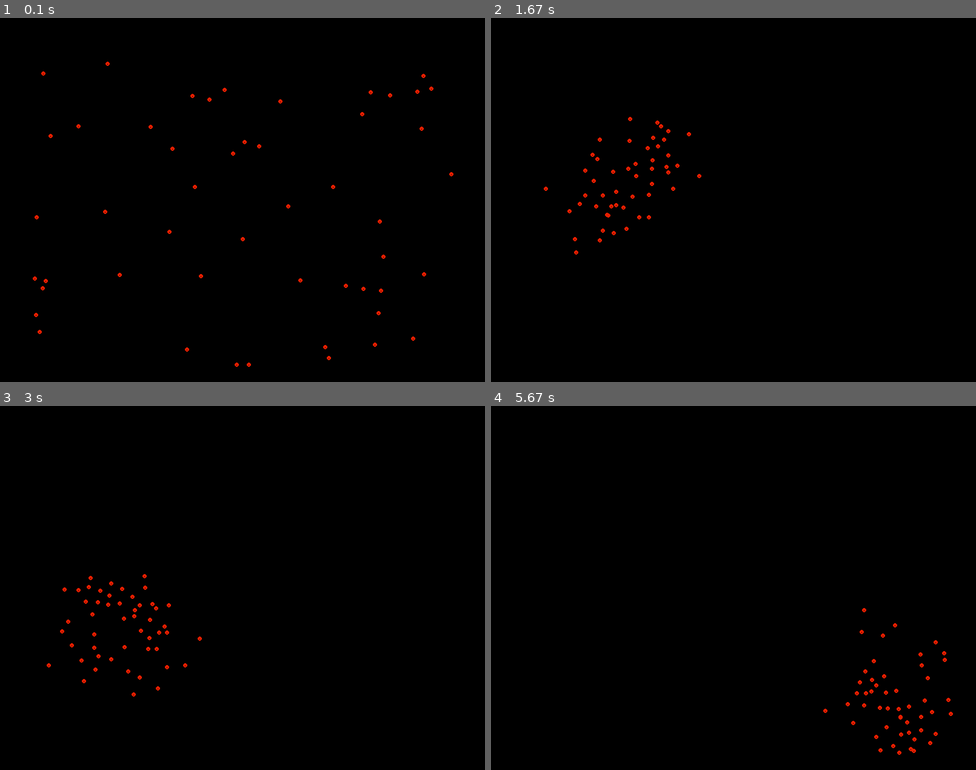
Above: before the commit, frames 1-4 (two rows, left to right).
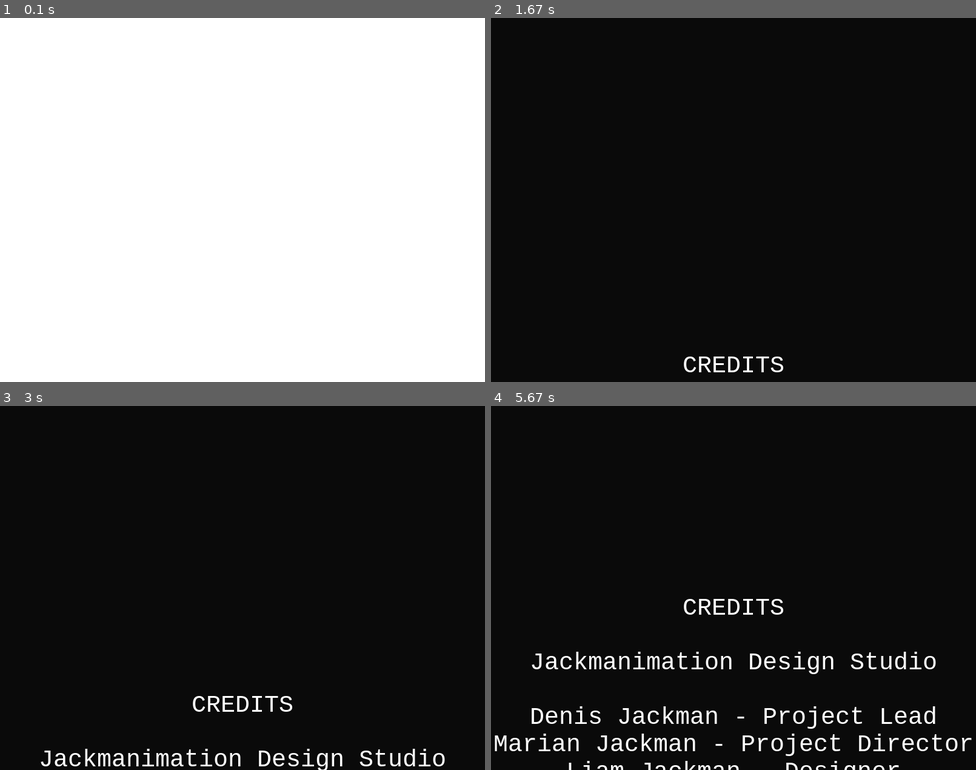
Above: after the commit, the same moments.

Repository: denisjackman/pyproject
Game: pygame game, started from code/game/boid.py
Same seed, same stepped clock (60 frames per second), same inputs: the game is played once before the commit and once after it.
Inputs:
- Up to frame 1 (0.1 s): no input
- Up to frame 2 (1.67 s): hold Esc 0.33-0.8 s; hold Esc 0.83-1.3 s; tap Enter at 1.33 s
- Up to frame 3 (3 s): no input
- Up to frame 4 (5.67 s): no input

The runs differ from the first frame. In frame 1, 100% of the frame differs, in the area x 0-100%, y 0-100%; in frame 2, 0.7%; in frame 3, 2.0%; in frame 4, 4.7%.

Commit message:
pygame update for boids - moving a lot of functionality together into functions

Diff:
--- a/code/game/boid.py
+++ b/code/game/boid.py
@@ -4,19 +4,32 @@
     Ben Dowling - www.coderholic.com
 '''
 
-import sys
+# import sys
 import random
 import math
 import pygame
+from pygame.locals import (
+    K_ESCAPE,
+    KEYDOWN,
+    QUIT,
+)
 
 pygame.init()
 
 size = width, height = 800, 600
-black = 0, 0, 0
+BLACK = 0, 0, 0
+WHITE = (255, 255, 255)
+NEAR_BLACK = (10, 10, 10)
 
 MAXVELOCITY = 10
-NUMBOIDS = 50
+NUMBOIDS = 100
 boids = []
+
+screen = pygame.display.set_mode(size)
+screen_r = screen.get_rect()
+pygame.display.set_caption("Boids")
+font = pygame.font.SysFont("Courier", 40)
+clock = pygame.time.Clock()
 
 class Boid:
     '''
@@ -135,55 +148,150 @@
         self.x += self.velocityX
         self.y += self.velocityY
 
-screen = pygame.display.set_mode(size)
-pygame.display.set_caption("Boids")
-
-ball = pygame.image.load("ball.png")
-pygame.display.set_icon(ball)
-ballrect = ball.get_rect()
-
-# create boids at random positions
-for i in range(NUMBOIDS):
-    boids.append(Boid(random.randint(0, width), random.randint(0, height)))
-
-while 1:
+
+def game_keypress():
+    '''
+        check for key-press
+    '''
+    result = True
     for event in pygame.event.get():
-        if event.type == pygame.QUIT:
-            sys.exit()
-
-    for boid in boids:
-        closeBoids = []
-        for otherBoid in boids:
-            if otherBoid == boid:
-                continue
-            distance = boid.distance(otherBoid)
-            if distance < 200:
-                closeBoids.append(otherBoid)
-
-
-        boid.moveCloser(closeBoids)
-        boid.moveWith(closeBoids)
-        boid.moveAway(closeBoids, 20)
-
-        # ensure they stay within the screen space
-        # if we roubound we can lose some of our velocity
-        BORDER = 25
-        if boid.x < BORDER and boid.velocityX < 0:
-            boid.velocityX = -boid.velocityX * random.random()
-        if boid.x > width - BORDER and boid.velocityX > 0:
-            boid.velocityX = -boid.velocityX * random.random()
-        if boid.y < BORDER and boid.velocityY < 0:
-            boid.velocityY = -boid.velocityY * random.random()
-        if boid.y > height - BORDER and boid.velocityY > 0:
-            boid.velocityY = -boid.velocityY * random.random()
-
-        boid.move()
-
-    screen.fill(black)
-    for boid in boids:
-        boidRect = pygame.Rect(ballrect)
-        boidRect.x = boid.x
-        boidRect.y = boid.y
-        screen.blit(ball, boidRect)
-    pygame.display.flip()
-    pygame.time.delay(10)
+        if event.type == KEYDOWN:
+            if event.key == K_ESCAPE:
+                result = False
+            elif event.type == QUIT:
+                result = False
+    return result
+
+
+def boid_title():
+    '''
+        this is the titles for the boid program
+    '''
+    TITLE_RUNNING = True
+    while TITLE_RUNNING:
+        TITLE_RUNNING = game_keypress()
+        screen.fill(WHITE)
+        pygame.display.flip()
+        pygame.time.delay(60)
+
+
+def boid_main():
+    '''
+        main boid routine
+    '''
+
+    ball = pygame.image.load("ball.png")
+    leader = pygame.image.load("boid.png")
+    boid_image = pygame.image.load("greenboid.png")
+    pygame.display.set_icon(ball)
+    ballrect = boid_image.get_rect()
+
+    # create boids at random positions
+    for i in range(NUMBOIDS):
+        boids.append(Boid(random.randint(0, width), random.randint(0, height)))
+    BOID_RUNNING = True
+    while BOID_RUNNING:
+        BOID_RUNNING = game_keypress()
+                # sys.exit()
+
+        for boid in boids:
+            closeBoids = []
+            for otherBoid in boids:
+                if otherBoid == boid:
+                    continue
+                distance = boid.distance(otherBoid)
+                if distance < 200:
+                    closeBoids.append(otherBoid)
+
+
+            boid.moveCloser(closeBoids)
+            boid.moveWith(closeBoids)
+            boid.moveAway(closeBoids, 20)
+
+            # ensure they stay within the screen space
+            # if we rebound we can lose some of our velocity
+            BORDER = 25
+            if boid.x < BORDER and boid.velocityX < 0:
+                boid.velocityX = -boid.velocityX * random.random()
+            if boid.x > width - BORDER and boid.velocityX > 0:
+                boid.velocityX = -boid.velocityX * random.random()
+            if boid.y < BORDER and boid.velocityY < 0:
+                boid.velocityY = -boid.velocityY * random.random()
+            if boid.y > height - BORDER and boid.velocityY > 0:
+                boid.velocityY = -boid.velocityY * random.random()
+
+            boid.move()
+
+        screen.fill(BLACK)
+        for boid in boids:
+            boidRect = pygame.Rect(ballrect)
+            boidRect.x = boid.x
+            boidRect.y = boid.y
+            screen.blit(boid_image, boidRect)
+        pygame.display.flip()
+        pygame.time.delay(10)
+
+
+def end_titles():
+    '''
+        end-titles function
+    '''
+    end_titles_running = True
+    credit_list = ["CREDITS",
+                   " ",
+                   "Jackmanimation Design Studio",
+                   " ",
+                   "Denis Jackman - Project Lead",
+                   "Marian Jackman - Project Director",
+                   "Liam Jackman - Designer",
+                   "Aidan Jackman - Designer",
+                   "Xavier Jackman - Designer",
+                   "Frankie and Sugar - Moral support and encouragement"
+                   " ",
+                   "(C) Jackmanimation 2022"]
+
+    texts = []
+    # we render the text once, since it's easier to work with surfaces
+    # also, font rendering is a performance killer
+    for item, line in enumerate(credit_list):
+        screen_credit = font.render(line, 1, WHITE)
+        # we also create a Rect for each Surface.
+        # whenever you use rects with surfaces,
+        # it may be a good idea to use sprites instead
+        # we give each rect the correct starting position
+        render = screen_credit.get_rect(centerx=screen_r.centerx,
+                                   y=screen_r.bottom + item * 45)
+        texts.append((render, screen_credit))
+
+    while end_titles_running:
+        end_titles_running = game_keypress()
+
+        screen.fill(NEAR_BLACK)
+
+        for render, screen_credit in texts:
+            # now we just move each rect by one pixel each frame
+            render.move_ip(0, -1)
+            # and drawing is as simple as this
+            screen.blit(screen_credit, render)
+
+        # if all rects have left the screen, we exit
+        if not screen_r.collidelistall([render for (render, _) in texts]):
+            return
+
+        # only call this once so the screen does not flicker
+        pygame.display.flip()
+
+        # cap framerate at 60 FPS
+        clock.tick(60)
+
+
+def main():
+    '''
+        Main Routine
+    '''
+    boid_title()
+    boid_main()
+    end_titles()
+
+if __name__ == '__main__':
+    main()
